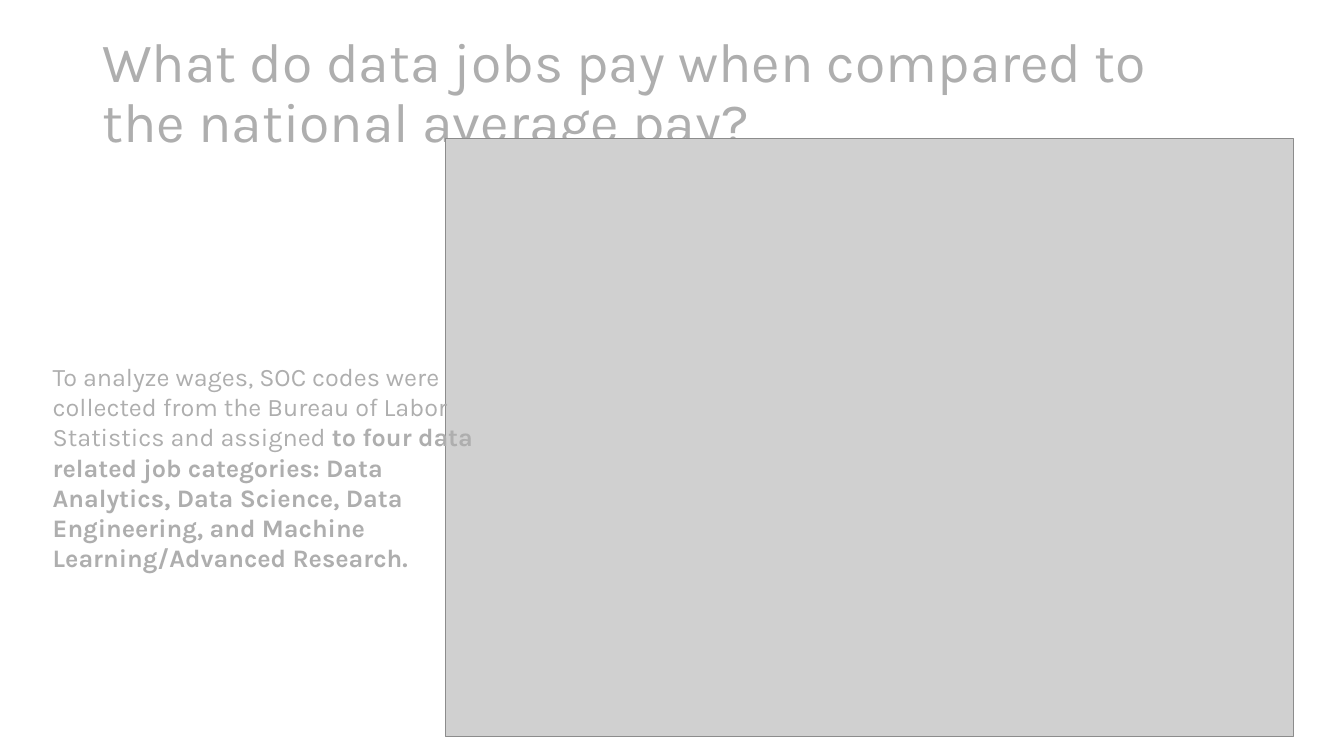
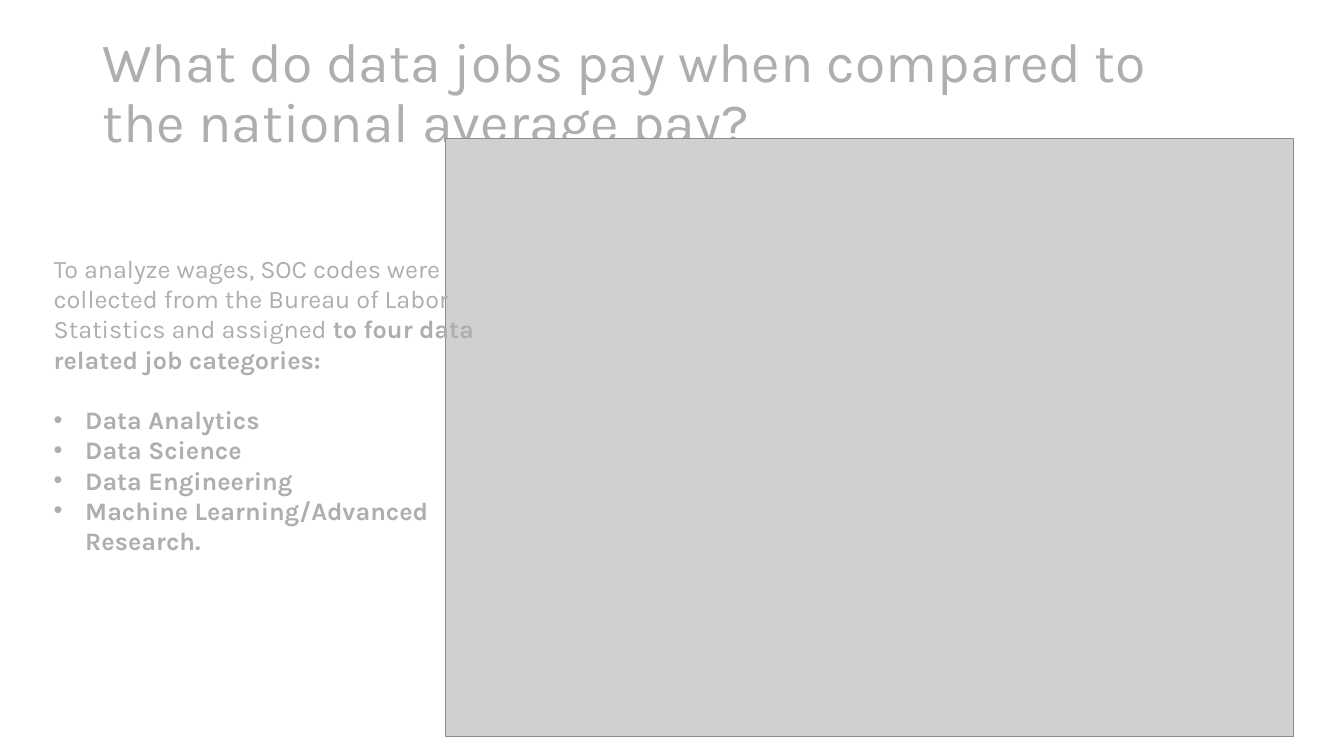
Before and after one commit to mraynolds/data608, a slide deck: slide 2 of story4/story4.pptx. Drawn at 1344x756 pixels with LibreOffice and Linux fonts; fonts in the diff are those of the drawing; grey boxes stand for pictures. Boxes give left, top, right and bottom in pixels: in the first picture for what was removed or moved away, otherwise in the second. Text is boxed around its words. In the diff, an @@ line names an element or a change of style, - is before the commit and + after.

```diff
--- a/story4/story4.pptx
+++ b/story4/story4.pptx
@@ text at box(54, 261, 474, 550): text changed @@
-To analyze wages, SOC codes were collected from the Bureau of Labor Statistics and assigned to four data related job categories: Data Analytics, Data Science, Data Engineering, and Machine Learning/Advanced Research.
+To analyze wages, SOC codes were collected from the Bureau of Labor Statistics and assigned to four data related job categories:
+• Data Analytics
+• Data Science
+• Data Engineering
+• Machine Learning/Advanced Research.
```
Also in this commit, not shown: 4 other files.
